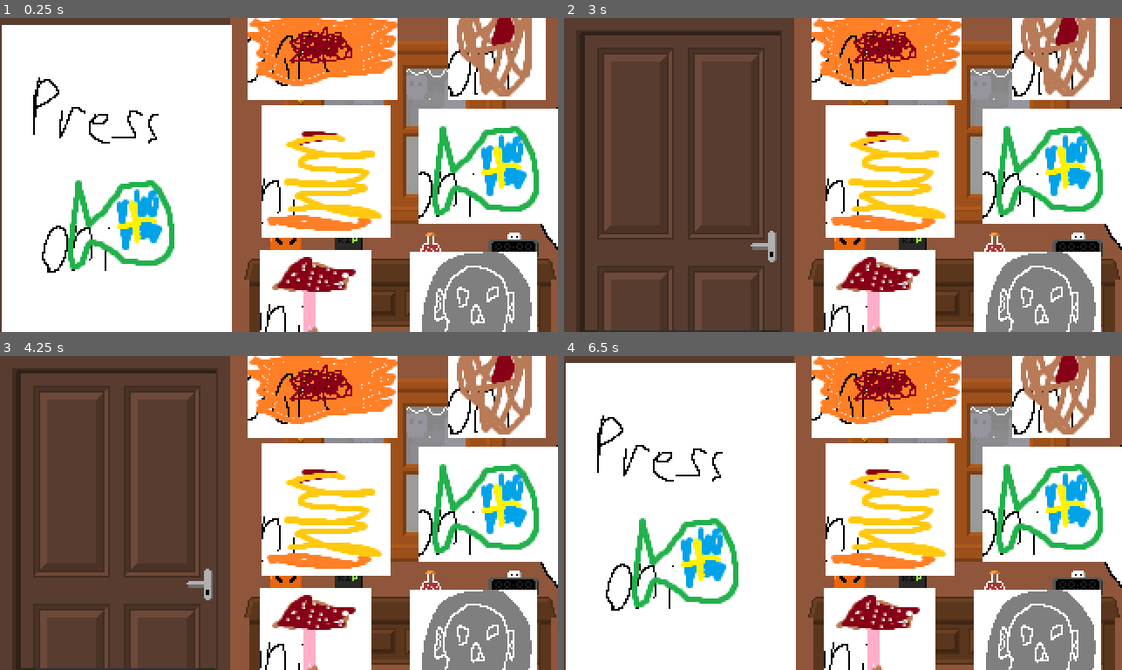
Above: before the commit, frames 1-4 (two rows, left to right).
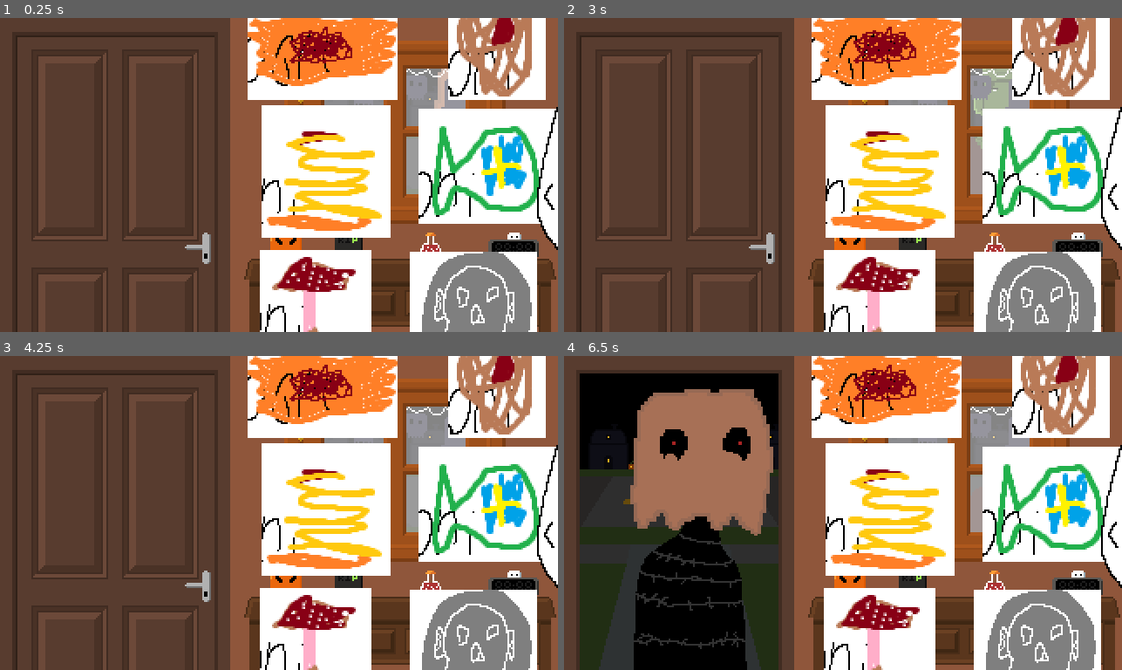
Above: after the commit, the same moments.

Repository: Ect0plasm/halloweenJam
Game: Godot game, scene res://Scenes/node_2d.tscn
Same seed, same stepped clock (60 frames per second), same inputs: the game is played once before the commit and once after it.
Inputs (mouse positions are in pixels of both pictures, inside the frame that each line leads up to):
- Up to frame 1 (0.25 s): no input
- Up to frame 2 (3 s): click (887, 46) at 0.5 s; click (1066, 36) at 1.25 s; click (887, 171) at 2 s; click (1055, 165) at 2.75 s
- Up to frame 3 (4.25 s): click (318, 638) at 3.5 s
- Up to frame 4 (6.5 s): click (1038, 666) at 4.25 s; click (887, 384) at 5 s; click (1066, 374) at 5.75 s

The runs differ from the first frame. In frame 1, 41% of the frame differs, in the area x 0-100%, y 2-100%; in frame 2, 3.8%; in frame 3, 3.2%; in frame 4, 40%.

Commit message:
feat: walk

Diff:
--- a/Scenes/Presets/basajaun.tscn
+++ b/Scenes/Presets/basajaun.tscn
@@ -1,7 +1,7 @@
 [gd_scene load_steps=3 format=3 uid="uid://knmhmr1y4dfl"]
 
 [ext_resource type="Script" uid="uid://dvvaac0o8ak6j" path="res://Scripts/visitorProperties.gd" id="1_pdpuo"]
-[ext_resource type="Texture2D" uid="uid://dr7fd44dferq3" path="res://Assets/Sprites/basajaun.png" id="1_wtoba"]
+[ext_resource type="Texture2D" uid="uid://dltdnrgyc4tov" path="res://Assets/Sprites/visitors/bagman.png" id="1_wtoba"]
 
 [node name="basajaun" type="Sprite2D"]
 texture = ExtResource("1_wtoba")
--- a/Scenes/Presets/deep.tscn
+++ b/Scenes/Presets/deep.tscn
@@ -1,6 +1,6 @@
 [gd_scene load_steps=3 format=3 uid="uid://cruboyatfxt3p"]
 
-[ext_resource type="Texture2D" uid="uid://bqqqogy0cm4fp" path="res://Assets/Sprites/deep.png" id="1_c7fhb"]
+[ext_resource type="Texture2D" uid="uid://p1cvkwgq17ru" path="res://Assets/Sprites/visitors/slime.png" id="1_c7fhb"]
 [ext_resource type="Script" uid="uid://dvvaac0o8ak6j" path="res://Scripts/visitorProperties.gd" id="1_gxyw5"]
 
 [node name="deep" type="Sprite2D"]
--- a/Scenes/Presets/ogre.tscn
+++ b/Scenes/Presets/ogre.tscn
@@ -1,6 +1,6 @@
 [gd_scene load_steps=3 format=3 uid="uid://dnsa577lq8pkm"]
 
-[ext_resource type="Texture2D" uid="uid://b4xw5884cx560" path="res://Assets/Sprites/ogre.png" id="1_xpoge"]
+[ext_resource type="Texture2D" uid="uid://mfjimlxn0fwn" path="res://Assets/Sprites/visitors/Frank.png" id="1_xpoge"]
 [ext_resource type="Script" uid="uid://dvvaac0o8ak6j" path="res://Scripts/visitorProperties.gd" id="2_rn1qu"]
 
 [node name="ogre" type="Sprite2D"]
--- a/Scenes/node_2d.tscn
+++ b/Scenes/node_2d.tscn
@@ -1,44 +1,31 @@
-[gd_scene load_steps=12 format=3 uid="uid://cxm1y0g8khuxs"]
+[gd_scene load_steps=13 format=3 uid="uid://cxm1y0g8khuxs"]
 
-[ext_resource type="Texture2D" uid="uid://df7rpf2igpur1" path="res://Assets/Sprites/DoorClosed.png" id="1_wjtap"]
+[ext_resource type="Texture2D" uid="uid://df7rpf2igpur1" path="res://Assets/Sprites/Bg/DoorClosed.png" id="1_p20hg"]
 [ext_resource type="Script" uid="uid://ctt35qcba1w8y" path="res://Scripts/visitors.gd" id="2_wjtap"]
 [ext_resource type="Texture2D" uid="uid://d2xhvdsq4bclk" path="res://Assets/Sprites/candy/corn.png" id="3_v7gqg"]
 [ext_resource type="Texture2D" uid="uid://cjakgfkbnmqqa" path="res://Assets/Sprites/candy/fungus.png" id="4_chwn1"]
 [ext_resource type="Texture2D" uid="uid://y58rtd0uku02" path="res://Assets/Sprites/guide.png" id="6_tx0tn"]
-[ext_resource type="Texture2D" uid="uid://cl2f2y3jy22ld" path="res://Assets/Sprites/bg.png" id="7_hvaui"]
 [ext_resource type="Texture2D" uid="uid://djt33rvsfhamr" path="res://Assets/Sprites/candy/bar.png" id="7_p20hg"]
 [ext_resource type="Script" uid="uid://b7jr2dbtnsa8d" path="res://Scripts/guide.gd" id="7_wjtap"]
 [ext_resource type="Texture2D" uid="uid://vsoc01aohi75" path="res://Assets/Sprites/candy/cookie.png" id="8_he4j0"]
 [ext_resource type="Texture2D" uid="uid://c1y8l2dy06068" path="res://Assets/Sprites/candy/fish.png" id="10_85gyg"]
+[ext_resource type="Texture2D" uid="uid://77yb0cfugvrc" path="res://Assets/Sprites/Bg/bg.png" id="11_he4j0"]
+[ext_resource type="Texture2D" uid="uid://bmerh5yk0lu1v" path="res://Assets/Sprites/Bg/fg.png" id="12_85gyg"]
 [ext_resource type="Texture2D" uid="uid://dl3e45uyla41f" path="res://Assets/Sprites/candy/skull.png" id="12_c32x4"]
 
 [node name="Node2D" type="Node2D"]
 
 [node name="CloseDoor" type="Sprite2D" parent="."]
-position = Vector2(67, 94)
-texture = ExtResource("1_wjtap")
+position = Vector2(66, 95)
+texture = ExtResource("1_p20hg")
 
 [node name="GameController" type="Node" parent="." node_paths=PackedStringArray("door")]
 script = ExtResource("2_wjtap")
 door = NodePath("../CloseDoor")
-mean = 1.5
-deviation = 0.4
-
-[node name="Guide" type="TextureButton" parent="."]
-offset_left = 300.0
-offset_right = 470.0
-offset_bottom = 300.0
-texture_normal = ExtResource("6_tx0tn")
-script = ExtResource("7_wjtap")
-closed = Vector2(302, 0)
-open = Vector2(200, 0)
-speed = 0.2
-
-[node name="Background" type="Sprite2D" parent="."]
-z_index = -100
-position = Vector2(160, 90)
-texture = ExtResource("7_hvaui")
-metadata/_edit_lock_ = true
+mean = 2.0
+deviation = 0.25
+move_speed = 2.0
+initial_position = Vector2(320, 95)
 
 [node name="Candy" type="Node" parent="."]
 
@@ -84,10 +71,35 @@
 offset_bottom = 224.0
 texture_normal = ExtResource("12_c32x4")
 
-[connection signal="pressed" from="Guide" to="Guide" method="_on_pressed"]
+[node name="Background" type="Node" parent="."]
+
+[node name="bg" type="Sprite2D" parent="Background"]
+z_index = -100
+position = Vector2(160, 90)
+texture = ExtResource("11_he4j0")
+metadata/_edit_lock_ = true
+
+[node name="fg" type="Sprite2D" parent="Background"]
+z_index = -50
+position = Vector2(160, 90)
+texture = ExtResource("12_85gyg")
+metadata/_edit_lock_ = true
+
+[node name="Guide" type="TextureButton" parent="."]
+z_index = 1
+offset_left = 300.0
+offset_right = 470.0
+offset_bottom = 300.0
+texture_normal = ExtResource("6_tx0tn")
+script = ExtResource("7_wjtap")
+closed = Vector2(302, 0)
+open = Vector2(200, 0)
+speed = 0.2
+
 [connection signal="pressed" from="Candy/Bar" to="GameController" method="button_pressed" binds= ["Fish"]]
 [connection signal="pressed" from="Candy/Cookie" to="GameController" method="button_pressed" binds= ["Cookie"]]
 [connection signal="pressed" from="Candy/Corn" to="GameController" method="button_pressed" binds= ["Corn"]]
 [connection signal="pressed" from="Candy/Fish" to="GameController" method="button_pressed" binds= ["Fish"]]
 [connection signal="pressed" from="Candy/Fungus" to="GameController" method="button_pressed" binds= ["Fungus"]]
 [connection signal="pressed" from="Candy/Skull" to="GameController" method="button_pressed" binds= ["Skull"]]
+[connection signal="pressed" from="Guide" to="Guide" method="_on_pressed"]
--- a/Scripts/visitors.gd
+++ b/Scripts/visitors.gd
@@ -5,21 +5,39 @@
 @export var deviation: float
 @onready var visitors = [
 	preload("res://Scenes/Presets/basajaun.tscn"),
-	preload("res://Scenes/Presets/blemmyes.tscn"),
-	preload("res://Scenes/Presets/cyclops.tscn"),
+	#preload("res://Scenes/Presets/blemmyes.tscn"),
+	#preload("res://Scenes/Presets/cyclops.tscn"),
 	preload("res://Scenes/Presets/deep.tscn"),
 	preload("res://Scenes/Presets/ogre.tscn"),
-	preload("res://Scenes/Presets/satyr.tscn")
+	#preload("res://Scenes/Presets/satyr.tscn")
 ]
+@export var move_speed: float
+@export var initial_position: Vector2
 
 var timeout
 var current_visitor
+var tween: Tween
+var count = 2
+var last = count
+
+func get_random() -> int:
+	var rand = randi_range(0, count-1)
+	if rand >= last:
+		rand += 1
+	last = rand
+	return rand
 
 func spawn_visitor():
+	current_visitor = visitors[get_random()].instantiate()
+	current_visitor.position = initial_position
+	current_visitor.z_index = -75
+	add_child(current_visitor)
+	tween = create_tween()
+	tween.tween_property(current_visitor, "position", door.position, move_speed)
+	await get_tree().create_timer(move_speed-0.2).timeout
 	door.set_visible(false)
-	current_visitor = visitors.pick_random().instantiate()
-	current_visitor.position = door.position
-	add_child(current_visitor)
+	timeout = false
+
 
 func button_pressed(candy: String):
 	if timeout:
@@ -33,9 +51,8 @@
 	door.set_visible(true)
 	remove_child(current_visitor)
 	timeout = true
-	var length = clamp(randfn(mean, deviation), mean - 3 * deviation, mean + 3 * deviation)
+	var length = clamp(randfn(mean, deviation), mean - 4 * deviation, mean + 4 * deviation)
 	await get_tree().create_timer(length).timeout
-	timeout = false
 	spawn_visitor()
 
 func _ready() -> void:
Binary file added: Assets/Sprites/Bg/DoorClosed.png
Not shown, changed: Assets/Sprites/Bg/DoorClosed.png.import
Binary file removed: Assets/Sprites/Bg/Table.png
Binary file removed: Assets/Sprites/Bg/Window.png
Binary file added: Assets/Sprites/Bg/bg.png
Not shown, added: Assets/Sprites/Bg/bg.png.import
Binary file added: Assets/Sprites/Bg/fg.png
Not shown, changed: Assets/Sprites/Bg/fg.png.import
Binary file removed: Assets/Sprites/Bg/outside.png
Binary file removed: Assets/Sprites/Bg/wallI.png
Binary file removed: Assets/Sprites/DoorClosed - old.png
Binary file removed: Assets/Sprites/DoorClosed.png
(and 5 more such lines)
